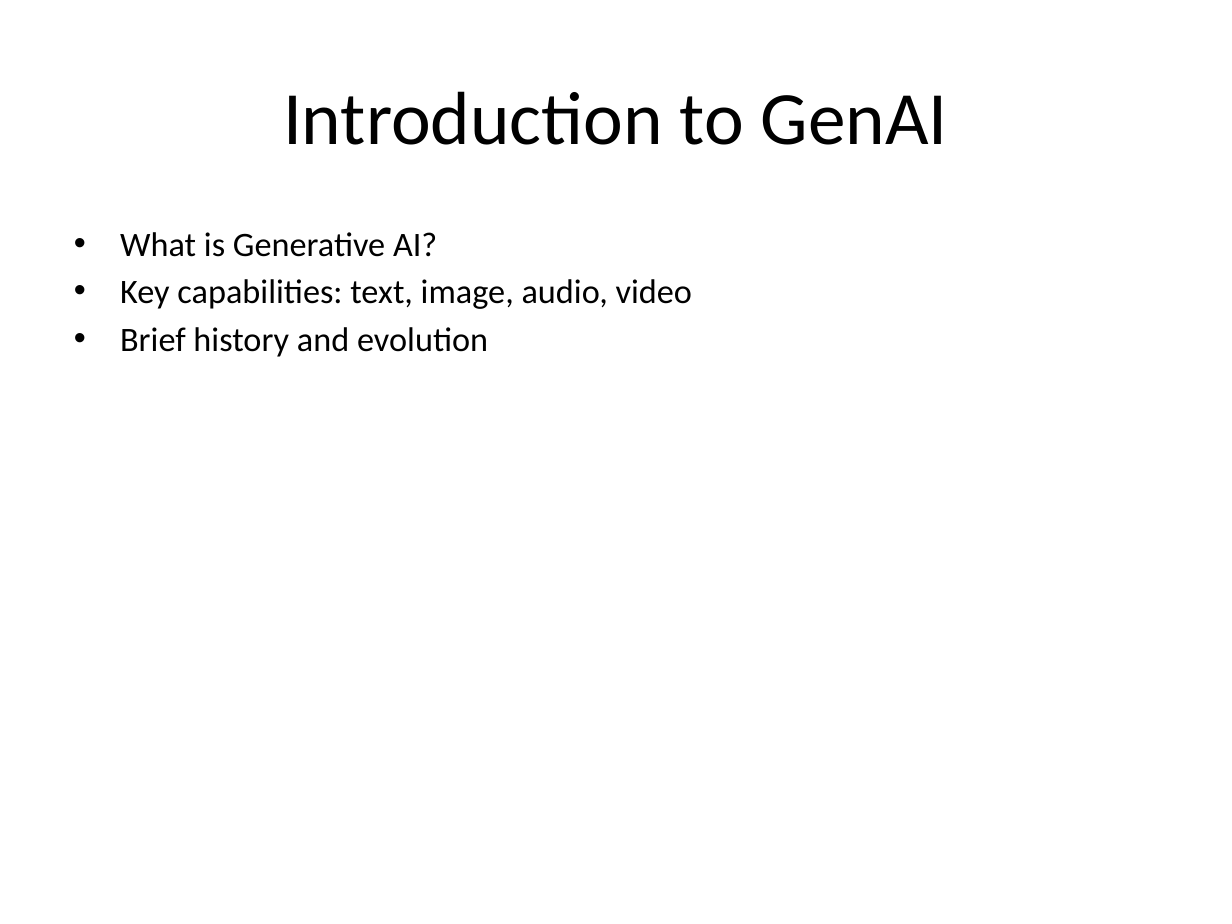
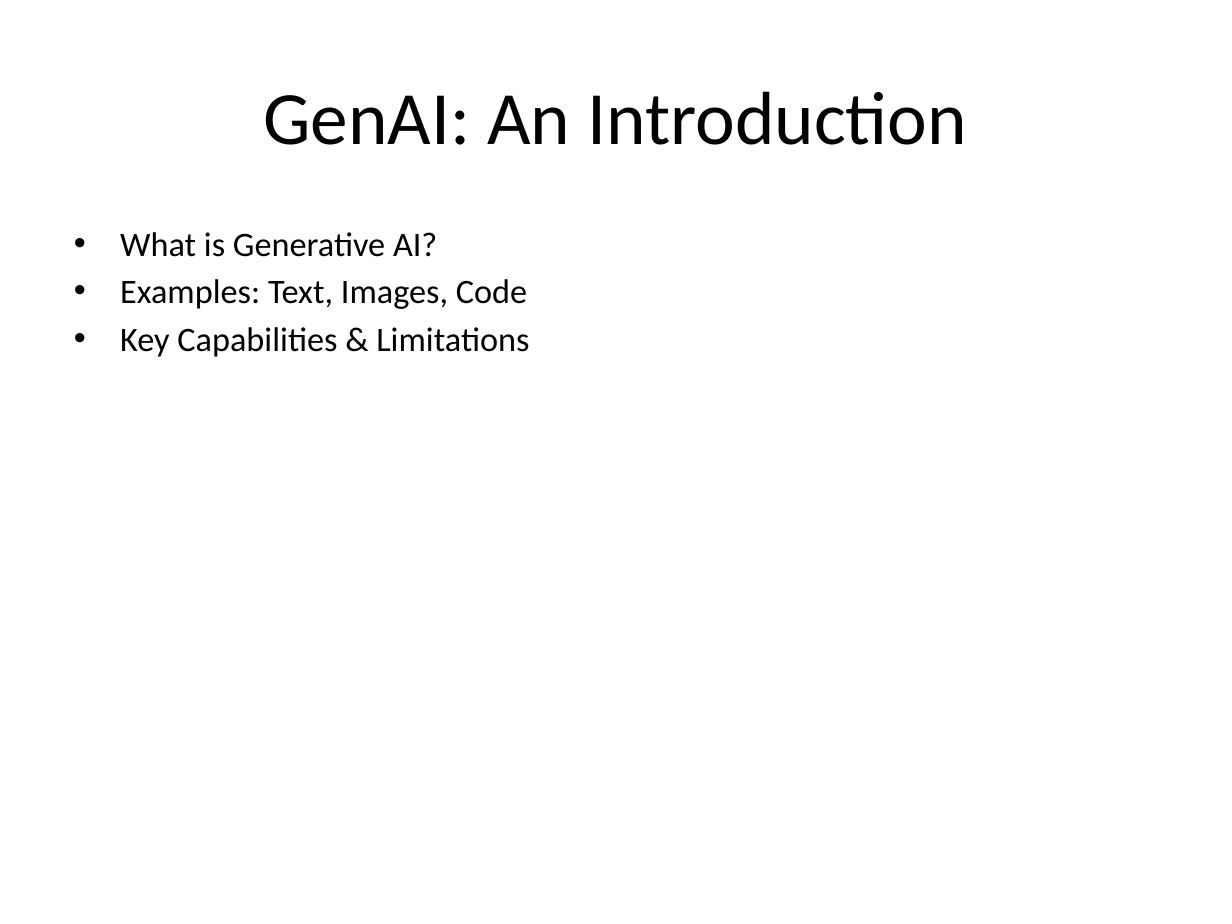
Before and after one commit to AkashAk2/fabric, a slide deck: slide 1 of services/agno_service/output.pptx. Drawn at 1232x924 pixels with LibreOffice and Linux fonts; fonts in the diff are those of the drawing. Boxes give left, top, right and bottom in pixels: in the first picture for what was removed or moved away, otherwise in the second. Text is boxed around its words. In the diff, an @@ line names an element or a change of style, - is before the commit and + after.

```diff
--- a/services/agno_service/output.pptx
+++ b/services/agno_service/output.pptx
@@ title at (x1=264, y1=91, x2=967, y2=145): text changed @@
-Introduction to GenAI
+GenAI: An Introduction
@@ text at (x1=120, y1=279, x2=529, y2=357): text changed @@
-• Key capabilities: text, image, audio, video
-• Brief history and evolution
+• Examples: Text, Images, Code
+• Key Capabilities & Limitations
```
Also in this commit, not shown: 5 other slides changed, 4 slides added, 7 slides removed, 3 other files.
